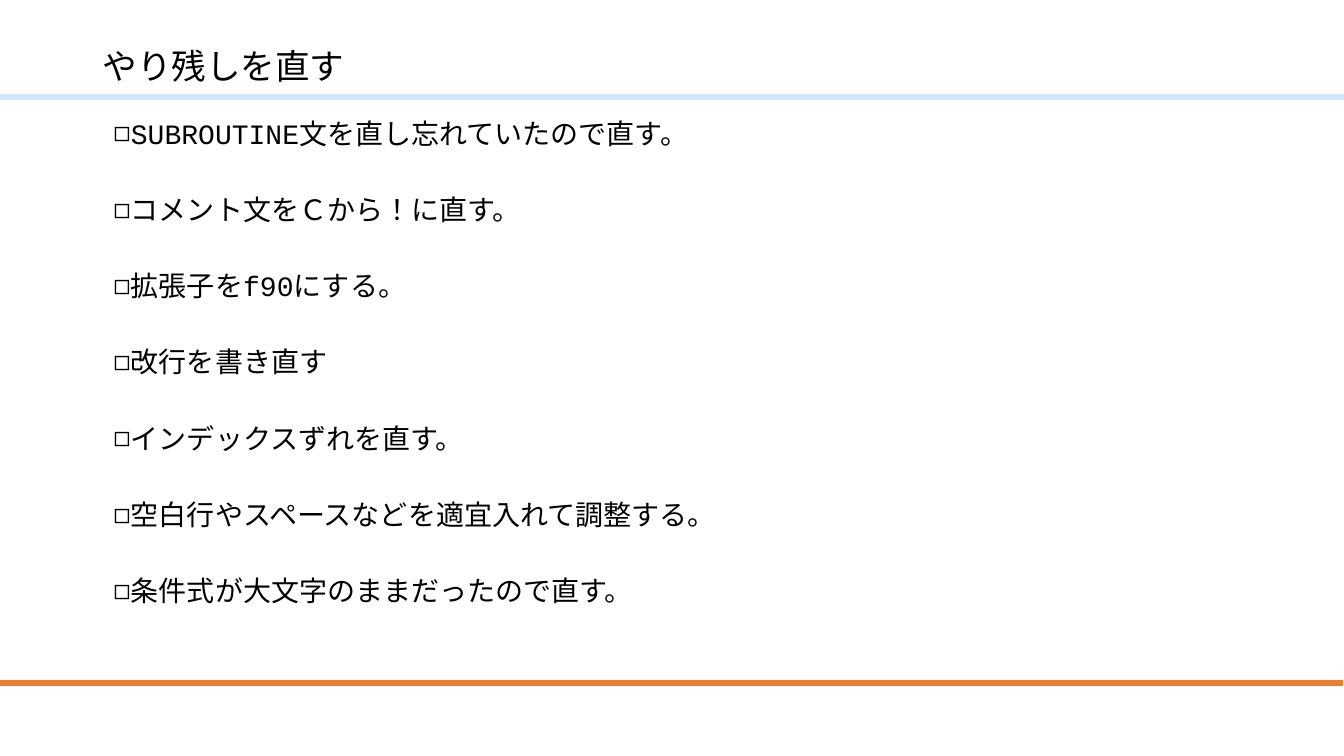
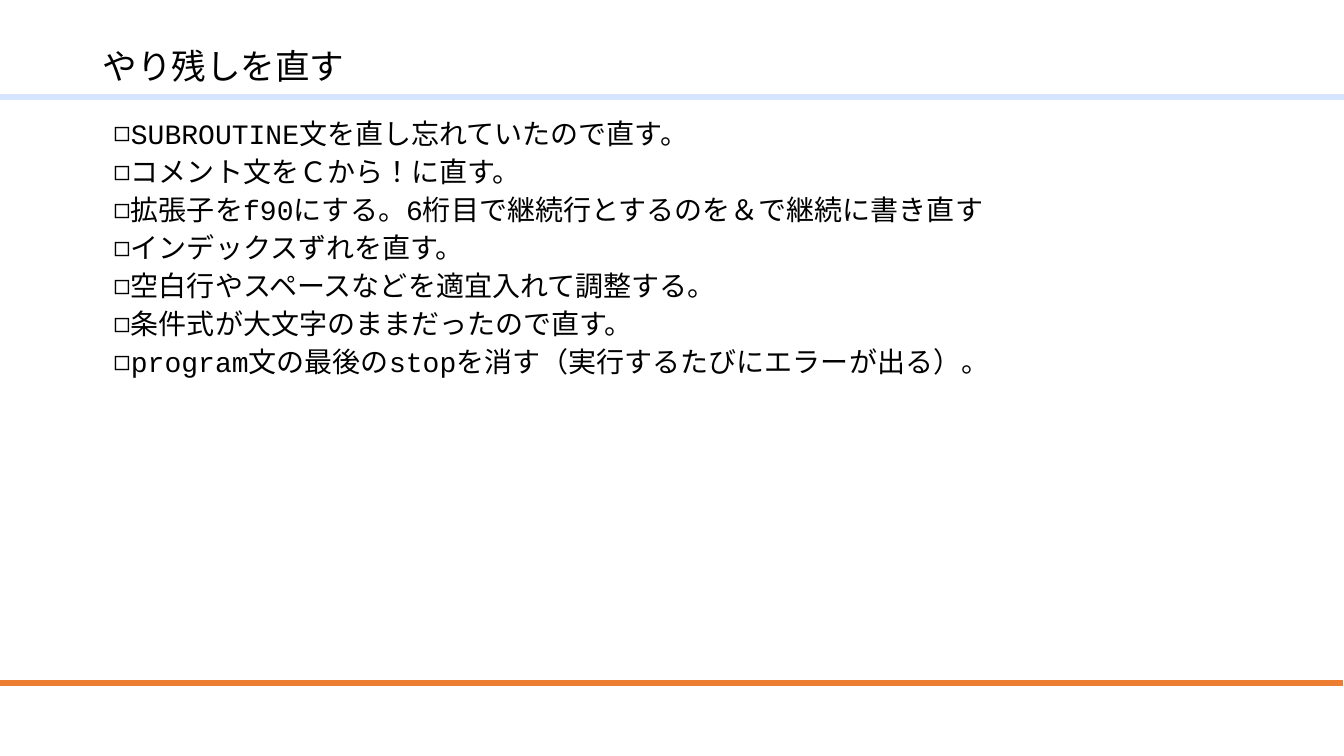
Before and after one commit to mmer547/ModernFortranLocalUserGroup, a slide deck: slide 41 of ModernFortran.f10/20210724_リファクタリング.pptx. Drawn at 1344x756 pixels with LibreOffice and Linux fonts; fonts in the diff are those of the drawing; background and template pictures are left out. Boxes give left, top, right and bottom in pixels: in the first picture for what was removed or moved away, otherwise in the second. Text is boxed around its words. In the diff, an @@ line names an element or a change of style, - is before the commit and + after.

Commit message:
Update PowerPoint.

```diff
--- a/ModernFortran.f10/20210724_リファクタリング.pptx
+++ b/ModernFortran.f10/20210724_リファクタリング.pptx
@@ text at [131,196,983,223]: text changed @@
-◻ 拡張子をf90にする。
-◻ 改行を書き直す
+◻ 拡張子をf90にする。6桁目で継続行とするのを＆で継続に書き直す
@@ text at [131,353,989,378]: paragraph added @@
+◻ program文の最後のstopを消す（実行するたびにエラーが出る）。
```
